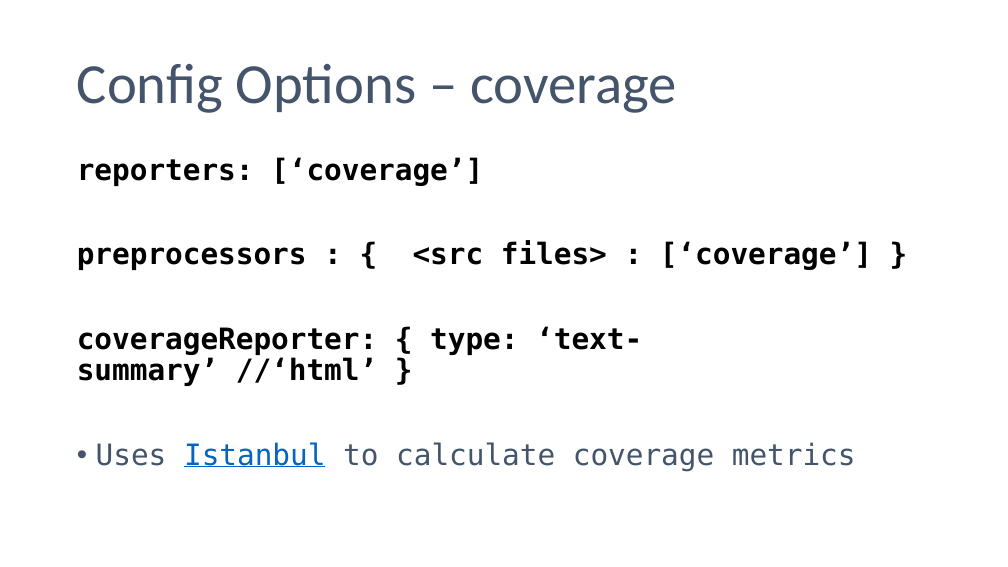
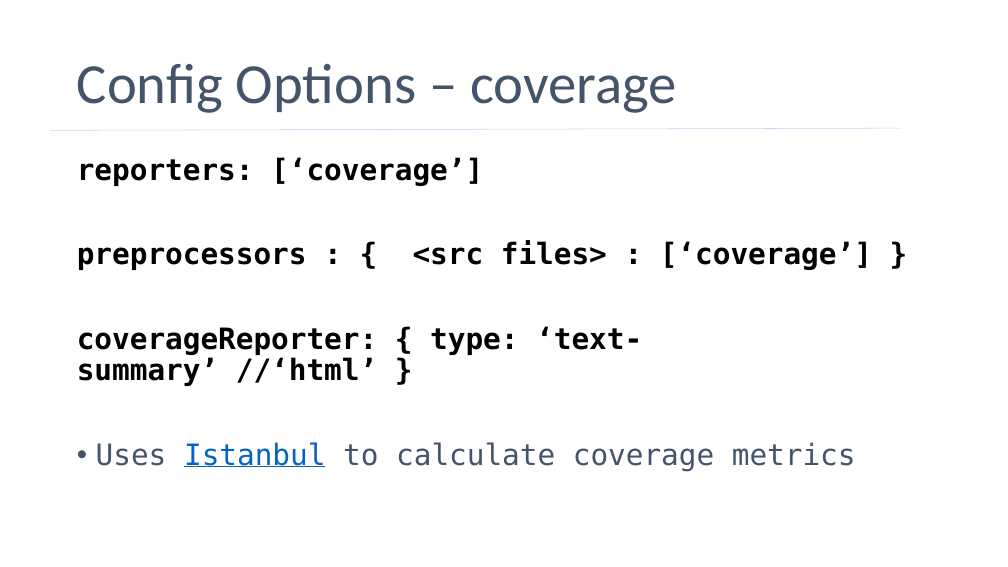
Before and after one commit to phillipskevin/karma-demo, a slide deck: slide 12 of karma-demo-slides.pptx. Drawn at 1008x567 pixels with LibreOffice and Linux fonts; fonts in the diff are those of the drawing. Boxes give left, top, right and bottom in pixels: in the first picture for what was removed or moved away, otherwise in the second. Text is boxed around its words. In the diff, an @@ line names an element or a change of style, - is before the commit and + after.

```diff
--- a/karma-demo-slides.pptx
+++ b/karma-demo-slides.pptx
@@ line added from (49, 130) to (901, 129), #C2D8F8 0.5 pt @@
```
Also in this commit, not shown: 11 other slides changed.
